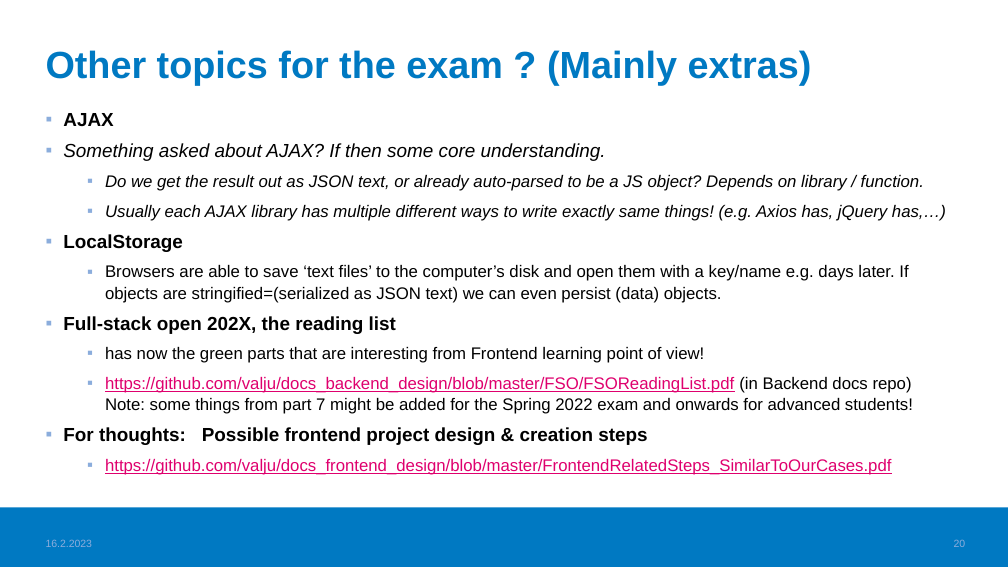
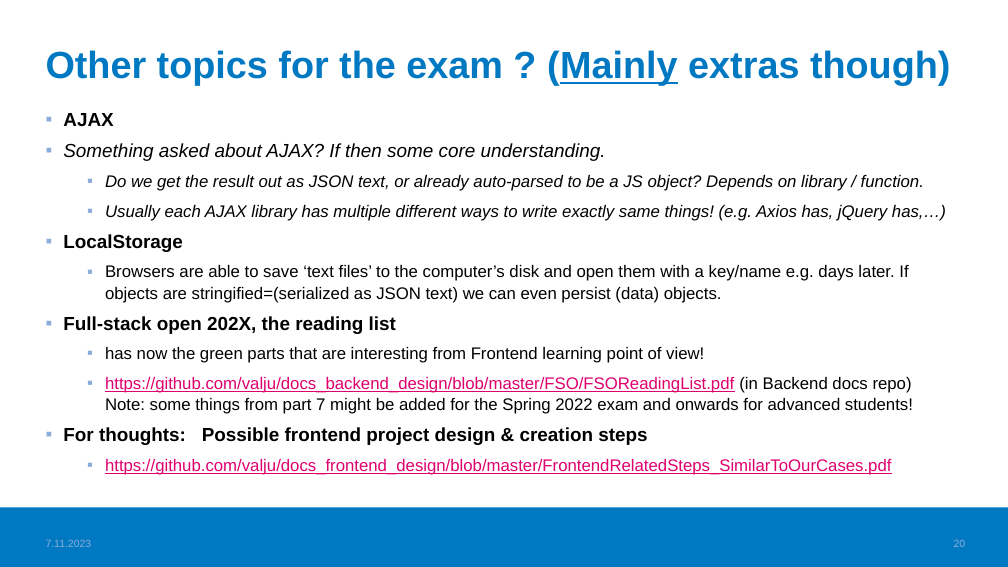
Before and after one commit to valju/docs_frontend_design, a slide deck: slide 20 of FrontendStuff_ForExam.pptx. Drawn at 1008x567 pixels with LibreOffice and Linux fonts; fonts in the diff are those of the drawing; background and template pictures are left out. Boxes give left, top, right and bottom in pixels: in the first picture for what was removed or moved away, otherwise in the second. Text is boxed around its words. In the diff, an @@ line names an element or a change of style, - is before the commit and + after.

Commit message:
Updates for Frontend exam Fall 2023

```diff
--- a/FrontendStuff_ForExam.pptx
+++ b/FrontendStuff_ForExam.pptx
@@ title at [46,50,950,86]: text changed @@
-Other topics for the exam ? (Mainly extras)
+Other topics for the exam ? (Mainly extras though)
@@ text at [46,539,92,547]: text changed @@
-16.2.2023
+7.11.2023
```
Also in this commit, not shown: 19 other slides changed, 1 other file.
